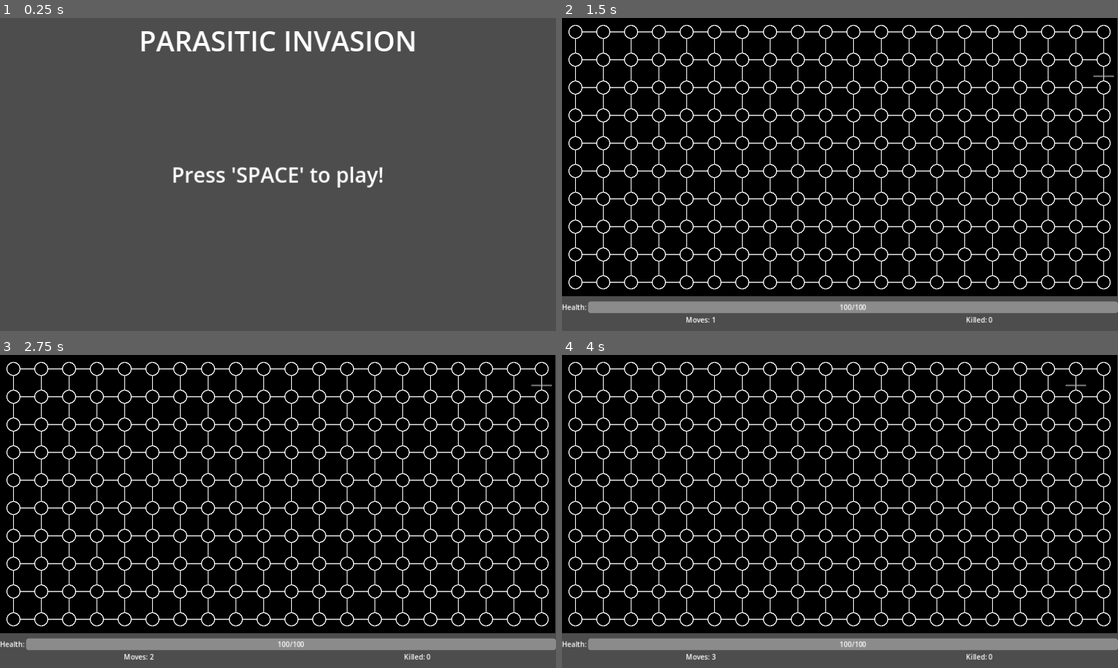
Above: before the commit, frames 1-4 (two rows, left to right).
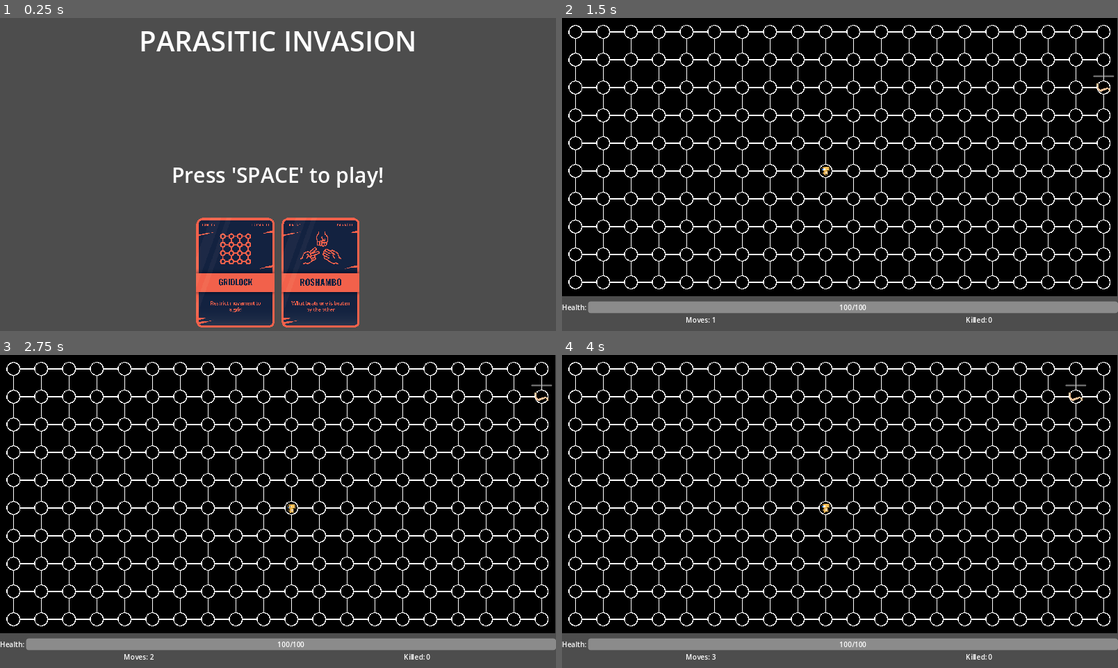
Above: after the commit, the same moments.

Repository: Knight-XAura/Parasitic-Invasion
Game: Godot game, scene res://main_menu/main_menu.tscn
Same seed, same stepped clock (60 frames per second), same inputs: the game is played once before the commit and once after it.
Inputs:
- Up to frame 1 (0.25 s): no input
- Up to frame 2 (1.5 s): tap Space (play) at 0.5, 0.8, 1.25, 1.35 s; hold Right (move_right) 0.53-1.28 s; tap Up (move) at 0.6 s; hold Down (move_down) from 1.28 s (still down)
- Up to frame 3 (2.75 s): tap Up (move) at 1.55, 2.1 s; tap Enter at 2 s; release Down (move_down) at 2.03 s; hold Right (move_right) from 2.03 s (still down); tap Space (play) at 2.3 s
- Up to frame 4 (4 s): tap Space (play) at 2.75, 2.85, 3.8 s; tap Up (move) at 3.05, 3.6 s; tap Enter at 3.5 s; release Right (move_right) at 3.53 s; hold Left (move_left) from 3.53 s (still down)

The runs differ from the first frame. In frame 1, 10% of the frame differs, in the area x 28-75%, y 4-99%; in frame 2, 6.9%; in frame 3, 6.9%; in frame 4, 6.9%.

Commit message:
Day 4
1. Graphics!
2. Animations!
3. detection of element to change animations based on that

Diff:
--- a/enemy/enemy.tscn
+++ b/enemy/enemy.tscn
@@ -1,6 +1,7 @@
-[gd_scene load_steps=7 format=3 uid="uid://b6xktx235a6bd"]
+[gd_scene load_steps=8 format=3 uid="uid://b6xktx235a6bd"]
 
 [ext_resource type="Script" path="res://enemy/enemy.gd" id="1_v6mkc"]
+[ext_resource type="Texture2D" uid="uid://c3okq51vlx2ce" path="res://enemy/larva.png" id="2_ll2pi"]
 
 [sub_resource type="RectangleShape2D" id="RectangleShape2D_8yb18"]
 size = Vector2(60, 60)
@@ -67,6 +68,9 @@
 value = 10.0
 show_percentage = false
 
+[node name="Sprite2D" type="Sprite2D" parent="."]
+texture = ExtResource("2_ll2pi")
+
 [connection signal="body_entered" from="Melee" to="." method="_on_melee_body_entered"]
 [connection signal="body_exited" from="Melee" to="." method="_on_melee_body_exited"]
 [connection signal="body_entered" from="DetectionAndRanged" to="." method="_on_detection_and_ranged_body_entered"]
--- a/game_over/game_over.tscn
+++ b/game_over/game_over.tscn
@@ -37,3 +37,11 @@
 text = "Press 'SPACE' to play again!"
 horizontal_alignment = 1
 vertical_alignment = 1
+
+[node name="Credit" type="Label" parent="PanelContainer/MarginContainer"]
+layout_mode = 2
+size_flags_vertical = 8
+text = "Credits:
+Dino Player Character gotten from arks.itch.io and please consider visitng his X (Twitter) page @ScissorMarks"
+horizontal_alignment = 1
+vertical_alignment = 1
--- a/main_menu/main_menu.tscn
+++ b/main_menu/main_menu.tscn
@@ -1,6 +1,8 @@
-[gd_scene load_steps=2 format=3 uid="uid://yl6d3kpldtkf"]
+[gd_scene load_steps=4 format=3 uid="uid://yl6d3kpldtkf"]
 
 [ext_resource type="Script" path="res://main_menu/main_menu.gd" id="1_geiv1"]
+[ext_resource type="Texture2D" uid="uid://bmhct1ik3nhey" path="res://main_menu/grid.png" id="2_nx7rr"]
+[ext_resource type="Texture2D" uid="uid://cbsjogscqnxby" path="res://main_menu/rock-paper-scissors.png" id="3_cui6p"]
 
 [node name="Control" type="Control"]
 layout_mode = 3
@@ -9,6 +11,8 @@
 anchor_bottom = 1.0
 grow_horizontal = 2
 grow_vertical = 2
+size_flags_horizontal = 3
+size_flags_vertical = 3
 script = ExtResource("1_geiv1")
 
 [node name="MarginContainer" type="MarginContainer" parent="."]
@@ -37,3 +41,18 @@
 text = "Press 'SPACE' to play!"
 horizontal_alignment = 1
 vertical_alignment = 1
+
+[node name="HBoxContainer" type="HBoxContainer" parent="MarginContainer"]
+custom_minimum_size = Vector2(2.08165e-12, 2.08165e-12)
+layout_mode = 2
+size_flags_vertical = 8
+theme_override_constants/separation = 16
+alignment = 1
+
+[node name="TextureRect" type="TextureRect" parent="MarginContainer/HBoxContainer"]
+layout_mode = 2
+texture = ExtResource("2_nx7rr")
+
+[node name="TextureRect2" type="TextureRect" parent="MarginContainer/HBoxContainer"]
+layout_mode = 2
+texture = ExtResource("3_cui6p")
--- a/player/player.gd
+++ b/player/player.gd
@@ -23,10 +23,11 @@
 var defense: int = 1
 var critical_hit_chance: int = 5
 var critical_hit_bonus: int = 2
-var elemental_weakness: String = ""
-var elemental_attack: String = ""
+var elemental_weakness: String = "Normal"
+var elemental_attack: String = "Normal"
 var has_ranged_attack: bool = false
 var is_melee_in_range: bool = false
+var animation_element: String = "normal"
 
 const MOVE_DISTANCE: int = 64
 
@@ -34,6 +35,7 @@
 @onready var health_bar = $/root/World/GUIContainer/VBoxContainer3/GUIControls/VBoxContainer2/HealthBar
 @onready var health_display: Label = $/root/World/GUIContainer/VBoxContainer3/GUIControls/VBoxContainer2/HealthBar/HealthDisplay
 @onready var battle_turn: Timer = $BattleTurn
+@onready var animated_sprite_2d: AnimatedSprite2D = $AnimatedSprite2D
 
 
 func _input(event: InputEvent) -> void:
@@ -43,7 +45,15 @@
 			return
 		if world.moveable_area.has_point(position + velocity * MOVE_DISTANCE):
 			position += velocity * MOVE_DISTANCE
+		animated_sprite_2d.play("move_" + animation_element)
+		match velocity.x:
+			-1:
+				animated_sprite_2d.flip_h = true
+			1:
+				animated_sprite_2d.flip_h = false
 		player_moved.emit()
+		await animated_sprite_2d.animation_finished
+		animated_sprite_2d.play("idle_" + animation_element)
 
 
 func take_damage(amount: int, element: String) -> void:
--- a/player/player.tscn
+++ b/player/player.tscn
@@ -1,6 +1,10 @@
-[gd_scene load_steps=6 format=3 uid="uid://rp77upd12m0j"]
+[gd_scene load_steps=67 format=3 uid="uid://rp77upd12m0j"]
 
 [ext_resource type="Script" path="res://player/player.gd" id="1_75scx"]
+[ext_resource type="Texture2D" uid="uid://mgtu6fmmuqyf" path="res://player/player_fire.png" id="2_vmnvi"]
+[ext_resource type="Texture2D" uid="uid://dtky500eclhr8" path="res://player/player_grass.png" id="3_uc7r1"]
+[ext_resource type="Texture2D" uid="uid://c4sb42s0n6q0a" path="res://player/player_normal.png" id="4_be2p8"]
+[ext_resource type="Texture2D" uid="uid://ccth3b11gsbnx" path="res://player/player_water.png" id="5_j7e2d"]
 
 [sub_resource type="RectangleShape2D" id="RectangleShape2D_2pnox"]
 size = Vector2(64, 64)
@@ -13,6 +17,481 @@
 
 [sub_resource type="RectangleShape2D" id="RectangleShape2D_774vv"]
 size = Vector2(180, 180)
+
+[sub_resource type="AtlasTexture" id="AtlasTexture_62p7u"]
+atlas = ExtResource("2_vmnvi")
+region = Rect2(544, 0, 32, 32)
+
+[sub_resource type="AtlasTexture" id="AtlasTexture_vju0f"]
+atlas = ExtResource("3_uc7r1")
+region = Rect2(544, 0, 32, 32)
+
+[sub_resource type="AtlasTexture" id="AtlasTexture_0o0fq"]
+atlas = ExtResource("4_be2p8")
+region = Rect2(544, 0, 32, 32)
+
+[sub_resource type="AtlasTexture" id="AtlasTexture_ygc61"]
+atlas = ExtResource("5_j7e2d")
+region = Rect2(544, 0, 32, 32)
+
+[sub_resource type="AtlasTexture" id="AtlasTexture_fx0s3"]
+atlas = ExtResource("2_vmnvi")
+region = Rect2(416, 0, 32, 32)
+
+[sub_resource type="AtlasTexture" id="AtlasTexture_v3fxn"]
+atlas = ExtResource("2_vmnvi")
+region = Rect2(448, 0, 32, 32)
+
+[sub_resource type="AtlasTexture" id="AtlasTexture_0s315"]
+atlas = ExtResource("2_vmnvi")
+region = Rect2(480, 0, 32, 32)
+
+[sub_resource type="AtlasTexture" id="AtlasTexture_mv8dp"]
+atlas = ExtResource("2_vmnvi")
+region = Rect2(512, 0, 32, 32)
+
+[sub_resource type="AtlasTexture" id="AtlasTexture_b431x"]
+atlas = ExtResource("3_uc7r1")
+region = Rect2(416, 0, 32, 32)
+
+[sub_resource type="AtlasTexture" id="AtlasTexture_h0y0e"]
+atlas = ExtResource("3_uc7r1")
+region = Rect2(448, 0, 32, 32)
+
+[sub_resource type="AtlasTexture" id="AtlasTexture_e67e8"]
+atlas = ExtResource("3_uc7r1")
+region = Rect2(480, 0, 32, 32)
+
+[sub_resource type="AtlasTexture" id="AtlasTexture_sdne7"]
+atlas = ExtResource("3_uc7r1")
+region = Rect2(512, 0, 32, 32)
+
+[sub_resource type="AtlasTexture" id="AtlasTexture_ebh14"]
+atlas = ExtResource("4_be2p8")
+region = Rect2(416, 0, 32, 32)
+
+[sub_resource type="AtlasTexture" id="AtlasTexture_l3syf"]
+atlas = ExtResource("4_be2p8")
+region = Rect2(448, 0, 32, 32)
+
+[sub_resource type="AtlasTexture" id="AtlasTexture_0lnmx"]
+atlas = ExtResource("4_be2p8")
+region = Rect2(480, 0, 32, 32)
+
+[sub_resource type="AtlasTexture" id="AtlasTexture_0cqyf"]
+atlas = ExtResource("4_be2p8")
+region = Rect2(512, 0, 32, 32)
+
+[sub_resource type="AtlasTexture" id="AtlasTexture_a1tss"]
+atlas = ExtResource("5_j7e2d")
+region = Rect2(416, 0, 32, 32)
+
+[sub_resource type="AtlasTexture" id="AtlasTexture_raf0l"]
+atlas = ExtResource("5_j7e2d")
+region = Rect2(448, 0, 32, 32)
+
+[sub_resource type="AtlasTexture" id="AtlasTexture_nxsmu"]
+atlas = ExtResource("5_j7e2d")
+region = Rect2(480, 0, 32, 32)
+
+[sub_resource type="AtlasTexture" id="AtlasTexture_y8j2j"]
+atlas = ExtResource("5_j7e2d")
+region = Rect2(512, 0, 32, 32)
+
+[sub_resource type="AtlasTexture" id="AtlasTexture_gngvb"]
+atlas = ExtResource("2_vmnvi")
+region = Rect2(0, 0, 32, 32)
+
+[sub_resource type="AtlasTexture" id="AtlasTexture_omip4"]
+atlas = ExtResource("2_vmnvi")
+region = Rect2(32, 0, 32, 32)
+
+[sub_resource type="AtlasTexture" id="AtlasTexture_8148a"]
+atlas = ExtResource("2_vmnvi")
+region = Rect2(64, 0, 32, 32)
+
+[sub_resource type="AtlasTexture" id="AtlasTexture_dw1pu"]
+atlas = ExtResource("2_vmnvi")
+region = Rect2(96, 0, 32, 32)
+
+[sub_resource type="AtlasTexture" id="AtlasTexture_33lia"]
+atlas = ExtResource("3_uc7r1")
+region = Rect2(0, 0, 32, 32)
+
+[sub_resource type="AtlasTexture" id="AtlasTexture_eigqw"]
+atlas = ExtResource("3_uc7r1")
+region = Rect2(32, 0, 32, 32)
+
+[sub_resource type="AtlasTexture" id="AtlasTexture_gflfr"]
+atlas = ExtResource("3_uc7r1")
+region = Rect2(64, 0, 32, 32)
+
+[sub_resource type="AtlasTexture" id="AtlasTexture_il73n"]
+atlas = ExtResource("3_uc7r1")
+region = Rect2(96, 0, 32, 32)
+
+[sub_resource type="AtlasTexture" id="AtlasTexture_pknoy"]
+atlas = ExtResource("4_be2p8")
+region = Rect2(0, 0, 32, 32)
+
+[sub_resource type="AtlasTexture" id="AtlasTexture_6uybf"]
+atlas = ExtResource("4_be2p8")
+region = Rect2(32, 0, 32, 32)
+
+[sub_resource type="AtlasTexture" id="AtlasTexture_mgx0v"]
+atlas = ExtResource("4_be2p8")
+region = Rect2(64, 0, 32, 32)
+
+[sub_resource type="AtlasTexture" id="AtlasTexture_m5qs4"]
+atlas = ExtResource("4_be2p8")
+region = Rect2(96, 0, 32, 32)
+
+[sub_resource type="AtlasTexture" id="AtlasTexture_ji7yq"]
+atlas = ExtResource("5_j7e2d")
+region = Rect2(0, 0, 32, 32)
+
+[sub_resource type="AtlasTexture" id="AtlasTexture_fiu7w"]
+atlas = ExtResource("5_j7e2d")
+region = Rect2(32, 0, 32, 32)
+
+[sub_resource type="AtlasTexture" id="AtlasTexture_7tjxa"]
+atlas = ExtResource("5_j7e2d")
+region = Rect2(64, 0, 32, 32)
+
+[sub_resource type="AtlasTexture" id="AtlasTexture_mri4f"]
+atlas = ExtResource("5_j7e2d")
+region = Rect2(96, 0, 32, 32)
+
+[sub_resource type="AtlasTexture" id="AtlasTexture_fhmq6"]
+atlas = ExtResource("2_vmnvi")
+region = Rect2(128, 0, 32, 32)
+
+[sub_resource type="AtlasTexture" id="AtlasTexture_jgo20"]
+atlas = ExtResource("2_vmnvi")
+region = Rect2(160, 0, 32, 32)
+
+[sub_resource type="AtlasTexture" id="AtlasTexture_1vfsf"]
+atlas = ExtResource("2_vmnvi")
+region = Rect2(192, 0, 32, 32)
+
+[sub_resource type="AtlasTexture" id="AtlasTexture_tdff6"]
+atlas = ExtResource("2_vmnvi")
+region = Rect2(224, 0, 32, 32)
+
+[sub_resource type="AtlasTexture" id="AtlasTexture_k6876"]
+atlas = ExtResource("2_vmnvi")
+region = Rect2(256, 0, 32, 32)
+
+[sub_resource type="AtlasTexture" id="AtlasTexture_6ph3i"]
+atlas = ExtResource("3_uc7r1")
+region = Rect2(128, 0, 32, 32)
+
+[sub_resource type="AtlasTexture" id="AtlasTexture_51fwi"]
+atlas = ExtResource("3_uc7r1")
+region = Rect2(160, 0, 32, 32)
+
+[sub_resource type="AtlasTexture" id="AtlasTexture_4kc7s"]
+atlas = ExtResource("3_uc7r1")
+region = Rect2(192, 0, 32, 32)
+
+[sub_resource type="AtlasTexture" id="AtlasTexture_x7rnj"]
+atlas = ExtResource("3_uc7r1")
+region = Rect2(224, 0, 32, 32)
+
+[sub_resource type="AtlasTexture" id="AtlasTexture_2c1nj"]
+atlas = ExtResource("3_uc7r1")
+region = Rect2(256, 0, 32, 32)
+
+[sub_resource type="AtlasTexture" id="AtlasTexture_m3c47"]
+atlas = ExtResource("4_be2p8")
+region = Rect2(128, 0, 32, 32)
+
+[sub_resource type="AtlasTexture" id="AtlasTexture_m115n"]
+atlas = ExtResource("4_be2p8")
+region = Rect2(160, 0, 32, 32)
+
+[sub_resource type="AtlasTexture" id="AtlasTexture_72i2x"]
+atlas = ExtResource("4_be2p8")
+region = Rect2(192, 0, 32, 32)
+
+[sub_resource type="AtlasTexture" id="AtlasTexture_gvpfg"]
+atlas = ExtResource("4_be2p8")
+region = Rect2(224, 0, 32, 32)
+
+[sub_resource type="AtlasTexture" id="AtlasTexture_dhhj4"]
+atlas = ExtResource("4_be2p8")
+region = Rect2(256, 0, 32, 32)
+
+[sub_resource type="AtlasTexture" id="AtlasTexture_rhdse"]
+atlas = ExtResource("5_j7e2d")
+region = Rect2(128, 0, 32, 32)
+
+[sub_resource type="AtlasTexture" id="AtlasTexture_w7yl3"]
+atlas = ExtResource("5_j7e2d")
+region = Rect2(160, 0, 32, 32)
+
+[sub_resource type="AtlasTexture" id="AtlasTexture_twd38"]
+atlas = ExtResource("5_j7e2d")
+region = Rect2(192, 0, 32, 32)
+
+[sub_resource type="AtlasTexture" id="AtlasTexture_i2800"]
+atlas = ExtResource("5_j7e2d")
+region = Rect2(224, 0, 32, 32)
+
+[sub_resource type="AtlasTexture" id="AtlasTexture_gqmmd"]
+atlas = ExtResource("5_j7e2d")
+region = Rect2(256, 0, 32, 32)
+
+[sub_resource type="SpriteFrames" id="SpriteFrames_p5yhc"]
+animations = [{
+"frames": [{
+"duration": 1.0,
+"texture": SubResource("AtlasTexture_62p7u")
+}],
+"loop": false,
+"name": &"attack_fire",
+"speed": 0.5
+}, {
+"frames": [{
+"duration": 1.0,
+"texture": SubResource("AtlasTexture_vju0f")
+}],
+"loop": false,
+"name": &"attack_grass",
+"speed": 0.5
+}, {
+"frames": [{
+"duration": 1.0,
+"texture": SubResource("AtlasTexture_0o0fq")
+}],
+"loop": false,
+"name": &"attack_normal",
+"speed": 0.5
+}, {
+"frames": [{
+"duration": 1.0,
+"texture": SubResource("AtlasTexture_ygc61")
+}],
+"loop": false,
+"name": &"attack_water",
+"speed": 0.5
+}, {
+"frames": [{
+"duration": 1.0,
+"texture": SubResource("AtlasTexture_fx0s3")
+}, {
+"duration": 1.0,
+"texture": SubResource("AtlasTexture_v3fxn")
+}, {
+"duration": 1.0,
+"texture": SubResource("AtlasTexture_0s315")
+}, {
+"duration": 1.0,
+"texture": SubResource("AtlasTexture_mv8dp")
+}],
+"loop": false,
+"name": &"hurt_fire",
+"speed": 5.0
+}, {
+"frames": [{
+"duration": 1.0,
+"texture": SubResource("AtlasTexture_b431x")
+}, {
+"duration": 1.0,
+"texture": SubResource("AtlasTexture_h0y0e")
+}, {
+"duration": 1.0,
+"texture": SubResource("AtlasTexture_e67e8")
+}, {
+"duration": 1.0,
+"texture": SubResource("AtlasTexture_sdne7")
+}],
+"loop": false,
+"name": &"hurt_grass",
+"speed": 5.0
+}, {
+"frames": [{
+"duration": 1.0,
+"texture": SubResource("AtlasTexture_ebh14")
+}, {
+"duration": 1.0,
+"texture": SubResource("AtlasTexture_l3syf")
+}, {
+"duration": 1.0,
+"texture": SubResource("AtlasTexture_0lnmx")
+}, {
+"duration": 1.0,
+"texture": SubResource("AtlasTexture_0cqyf")
+}],
+"loop": false,
+"name": &"hurt_normal",
+"speed": 5.0
+}, {
+"frames": [{
+"duration": 1.0,
+"texture": SubResource("AtlasTexture_a1tss")
+}, {
+"duration": 1.0,
+"texture": SubResource("AtlasTexture_raf0l")
+}, {
+"duration": 1.0,
+"texture": SubResource("AtlasTexture_nxsmu")
+}, {
+"duration": 1.0,
+"texture": SubResource("AtlasTexture_y8j2j")
+}],
+"loop": false,
+"name": &"hurt_water",
+"speed": 5.0
+}, {
+"frames": [{
+"duration": 1.0,
+"texture": SubResource("AtlasTexture_gngvb")
+}, {
+"duration": 1.0,
+"texture": SubResource("AtlasTexture_omip4")
+}, {
+"duration": 1.0,
+"texture": SubResource("AtlasTexture_8148a")
+}, {
+"duration": 1.0,
+"texture": SubResource("AtlasTexture_dw1pu")
+}],
+"loop": true,
+"name": &"idle_fire",
+"speed": 5.0
+}, {
+"frames": [{
+"duration": 1.0,
+"texture": SubResource("AtlasTexture_33lia")
+}, {
+"duration": 1.0,
+"texture": SubResource("AtlasTexture_eigqw")
+}, {
+"duration": 1.0,
+"texture": SubResource("AtlasTexture_gflfr")
+}, {
+"duration": 1.0,
+"texture": SubResource("AtlasTexture_il73n")
+}],
+"loop": true,
+"name": &"idle_grass",
+"speed": 5.0
+}, {
+"frames": [{
+"duration": 1.0,
+"texture": SubResource("AtlasTexture_pknoy")
+}, {
+"duration": 1.0,
+"texture": SubResource("AtlasTexture_6uybf")
+}, {
+"duration": 1.0,
+"texture": SubResource("AtlasTexture_mgx0v")
+}, {
+"duration": 1.0,
+"texture": SubResource("AtlasTexture_m5qs4")
+}],
+"loop": true,
+"name": &"idle_normal",
+"speed": 5.0
+}, {
+"frames": [{
+"duration": 1.0,
+"texture": SubResource("AtlasTexture_ji7yq")
+}, {
+"duration": 1.0,
+"texture": SubResource("AtlasTexture_fiu7w")
+}, {
+"duration": 1.0,
+"texture": SubResource("AtlasTexture_7tjxa")
+}, {
+"duration": 1.0,
+"texture": SubResource("AtlasTexture_mri4f")
+}],
+"loop": true,
+"name": &"idle_water",
+"speed": 5.0
+}, {
+"frames": [{
+"duration": 1.0,
+"texture": SubResource("AtlasTexture_fhmq6")
+}, {
+"duration": 1.0,
+"texture": SubResource("AtlasTexture_jgo20")
+}, {
+"duration": 1.0,
+"texture": SubResource("AtlasTexture_1vfsf")
+}, {
+"duration": 1.0,
+"texture": SubResource("AtlasTexture_tdff6")
+}, {
+"duration": 1.0,
+"texture": SubResource("AtlasTexture_k6876")
+}],
+"loop": false,
+"name": &"move_fire",
+"speed": 5.0
+}, {
+"frames": [{
+"duration": 1.0,
+"texture": SubResource("AtlasTexture_6ph3i")
+}, {
+"duration": 1.0,
+"texture": SubResource("AtlasTexture_51fwi")
+}, {
+"duration": 1.0,
+"texture": SubResource("AtlasTexture_4kc7s")
+}, {
+"duration": 1.0,
+"texture": SubResource("AtlasTexture_x7rnj")
+}, {
+"duration": 1.0,
+"texture": SubResource("AtlasTexture_2c1nj")
+}],
+"loop": false,
+"name": &"move_grass",
+"speed": 5.0
+}, {
+"frames": [{
+"duration": 1.0,
+"texture": SubResource("AtlasTexture_m3c47")
+}, {
+"duration": 1.0,
+"texture": SubResource("AtlasTexture_m115n")
+}, {
+"duration": 1.0,
+"texture": SubResource("AtlasTexture_72i2x")
+}, {
+"duration": 1.0,
+"texture": SubResource("AtlasTexture_gvpfg")
+}, {
+"duration": 1.0,
+"texture": SubResource("AtlasTexture_dhhj4")
+}],
+"loop": false,
+"name": &"move_normal",
+"speed": 5.0
+}, {
+"frames": [{
+"duration": 1.0,
+"texture": SubResource("AtlasTexture_rhdse")
+}, {
+"duration": 1.0,
+"texture": SubResource("AtlasTexture_w7yl3")
+}, {
+"duration": 1.0,
+"texture": SubResource("AtlasTexture_twd38")
+}, {
+"duration": 1.0,
+"texture": SubResource("AtlasTexture_i2800")
+}, {
+"duration": 1.0,
+"texture": SubResource("AtlasTexture_gqmmd")
+}],
+"loop": false,
+"name": &"move_water",
+"speed": 5.0
+}]
 
 [node name="Player" type="CharacterBody2D"]
 collision_layer = 5
@@ -42,6 +521,11 @@
 shape = SubResource("RectangleShape2D_774vv")
 
 [node name="BattleTurn" type="Timer" parent="."]
+
+[node name="AnimatedSprite2D" type="AnimatedSprite2D" parent="."]
+sprite_frames = SubResource("SpriteFrames_p5yhc")
+animation = &"idle_normal"
+autoplay = "idle_normal"
 
 [connection signal="body_entered" from="Melee" to="." method="_on_melee_body_entered"]
 [connection signal="body_exited" from="Melee" to="." method="_on_melee_body_exited"]
--- a/powerups/elements/fire/fire.gd
+++ b/powerups/elements/fire/fire.gd
@@ -6,4 +6,6 @@
 	if body.name == "Player":
 		body.elemental_attack = "Fire"
 		body.elemental_weakness = "Water"
+		body.animation_element = "fire"
+		body.animated_sprite_2d.play("idle_fire")
 	pickup_cleanup()
--- a/powerups/elements/fire/fire.tscn
+++ b/powerups/elements/fire/fire.tscn
@@ -1,9 +1,13 @@
-[gd_scene load_steps=3 format=3 uid="uid://csr0m0fxwn8ux"]
+[gd_scene load_steps=4 format=3 uid="uid://csr0m0fxwn8ux"]
 
 [ext_resource type="PackedScene" uid="uid://dhahy58563r37" path="res://powerups/elements/element.tscn" id="1_x4g36"]
 [ext_resource type="Script" path="res://powerups/elements/fire/fire.gd" id="2_2n3kq"]
+[ext_resource type="Texture2D" uid="uid://vmg50o5le241" path="res://powerups/elements/fire/fire.png" id="3_mb6xu"]
 
 [node name="Fire" instance=ExtResource("1_x4g36")]
 script = ExtResource("2_2n3kq")
 
+[node name="Sprite2D" parent="." index="1"]
+texture = ExtResource("3_mb6xu")
+
 [connection signal="body_entered" from="." to="." method="_on_body_entered"]
--- a/powerups/elements/grass/grass.gd
+++ b/powerups/elements/grass/grass.gd
@@ -6,4 +6,6 @@
 	if body.name == "Player":
 		body.elemental_attack = "Grass"
 		body.elemental_weakness = "Fire"
+		body.animation_element = "grass"
+		body.animated_sprite_2d.play("idle_grass")
 	pickup_cleanup()
--- a/powerups/elements/grass/grass.tscn
+++ b/powerups/elements/grass/grass.tscn
@@ -1,9 +1,13 @@
-[gd_scene load_steps=3 format=3 uid="uid://b0a08lkwxl6ff"]
+[gd_scene load_steps=4 format=3 uid="uid://b0a08lkwxl6ff"]
 
 [ext_resource type="PackedScene" uid="uid://dhahy58563r37" path="res://powerups/elements/element.tscn" id="1_cawvq"]
 [ext_resource type="Script" path="res://powerups/elements/grass/grass.gd" id="2_4qchq"]
+[ext_resource type="Texture2D" uid="uid://bgg3p30nlfskf" path="res://powerups/elements/grass/grass.png" id="3_2uggr"]
 
 [node name="Grass" instance=ExtResource("1_cawvq")]
 script = ExtResource("2_4qchq")
 
+[node name="Sprite2D" parent="." index="1"]
+texture = ExtResource("3_2uggr")
+
 [connection signal="body_entered" from="." to="." method="_on_body_entered"]
--- a/powerups/elements/water/water.gd
+++ b/powerups/elements/water/water.gd
@@ -6,4 +6,6 @@
 	if body.name == "Player":
 		body.elemental_attack = "Water"
 		body.elemental_weakness = "Grass"
+		body.animation_element = "water"
+		body.animated_sprite_2d.play("idle_water")
 	pickup_cleanup()
--- a/powerups/elements/water/water.tscn
+++ b/powerups/elements/water/water.tscn
@@ -1,9 +1,13 @@
-[gd_scene load_steps=3 format=3 uid="uid://coqqrlkl1umx7"]
+[gd_scene load_steps=4 format=3 uid="uid://coqqrlkl1umx7"]
 
 [ext_resource type="PackedScene" uid="uid://dhahy58563r37" path="res://powerups/elements/element.tscn" id="1_db0u2"]
 [ext_resource type="Script" path="res://powerups/elements/water/water.gd" id="2_sspnn"]
+[ext_resource type="Texture2D" uid="uid://cm1ysgetepur0" path="res://powerups/elements/water/water.png" id="3_kw147"]
 
 [node name="Water" instance=ExtResource("1_db0u2")]
 script = ExtResource("2_sspnn")
 
+[node name="Sprite2D" parent="." index="1"]
+texture = ExtResource("3_kw147")
+
 [connection signal="body_entered" from="." to="." method="_on_body_entered"]
--- a/powerups/health/health.tscn
+++ b/powerups/health/health.tscn
@@ -1,9 +1,13 @@
-[gd_scene load_steps=3 format=3 uid="uid://bqoqsfyc2rxww"]
+[gd_scene load_steps=4 format=3 uid="uid://bqoqsfyc2rxww"]
 
 [ext_resource type="PackedScene" uid="uid://xo4ahtosiwso" path="res://powerups/pickup.tscn" id="1_1woos"]
 [ext_resource type="Script" path="res://powerups/health/health.gd" id="1_jomfa"]
+[ext_resource type="Texture2D" uid="uid://b43x7frm66g2f" path="res://powerups/health/health.png" id="3_7rh2m"]
 
 [node name="Health" instance=ExtResource("1_1woos")]
 script = ExtResource("1_jomfa")
 
+[node name="Sprite2D" parent="." index="1"]
+texture = ExtResource("3_7rh2m")
+
 [connection signal="body_entered" from="." to="." method="_on_body_entered"]
--- a/powerups/pickup.tscn
+++ b/powerups/pickup.tscn
@@ -13,3 +13,5 @@
 [node name="CollisionShape2D" type="CollisionShape2D" parent="."]
 shape = SubResource("RectangleShape2D_ks8bw")
 debug_color = Color(0, 0, 0.701961, 0.419608)
+
+[node name="Sprite2D" type="Sprite2D" parent="."]
--- a/project.godot
+++ b/project.godot
@@ -69,5 +69,6 @@
 
 [rendering]
 
+textures/canvas_textures/default_texture_filter=0
 renderer/rendering_method="gl_compatibility"
 renderer/rendering_method.mobile="gl_compatibility"
--- a/world.gd
+++ b/world.gd
@@ -70,12 +70,12 @@
 func _on_player_moved() -> void:
 	battle_turn_action_timer.start(5.0)
 	move_enemies()
+	if enemy_spawn_turn_counter == enemy_spawn_turn_threshold:
+		enemy_spawn_turn_counter = 0
+		spawn_enemy()
 	if powerup_spawn_turn_counter == powerup_spawn_turn_threshold:
 		powerup_spawn_turn_counter = 0
 		spawn_powerup()
-	if enemy_spawn_turn_counter == enemy_spawn_turn_threshold:
-		enemy_spawn_turn_counter = 0
-		spawn_enemy()
 
 func move_enemies() -> void:
 	total_moves_count += 1
Binary file added: enemy/larva.png
Not shown, added: enemy/larva.png.import
Binary file added: main_menu/grid.png
Not shown, added: main_menu/grid.png.import
Binary file added: main_menu/rock-paper-scissors.png
Not shown, added: main_menu/rock-paper-scissors.png.import
Binary file added: player/player_fire.png
Not shown, added: player/player_fire.png.import
Binary file added: player/player_grass.png
Not shown, added: player/player_grass.png.import
Binary file added: player/player_normal.png
Not shown, added: player/player_normal.png.import
(and 10 more such lines)
